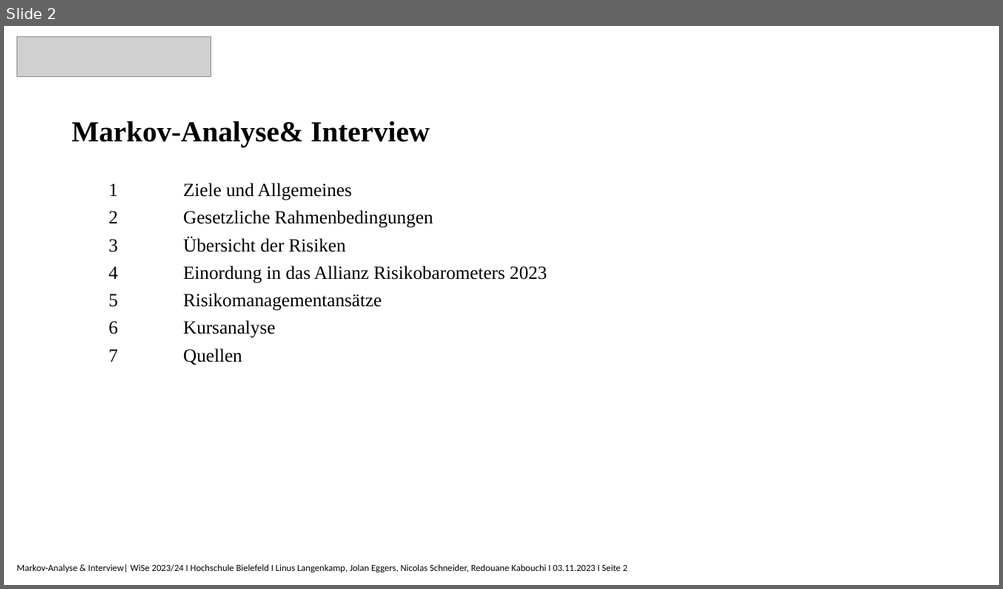
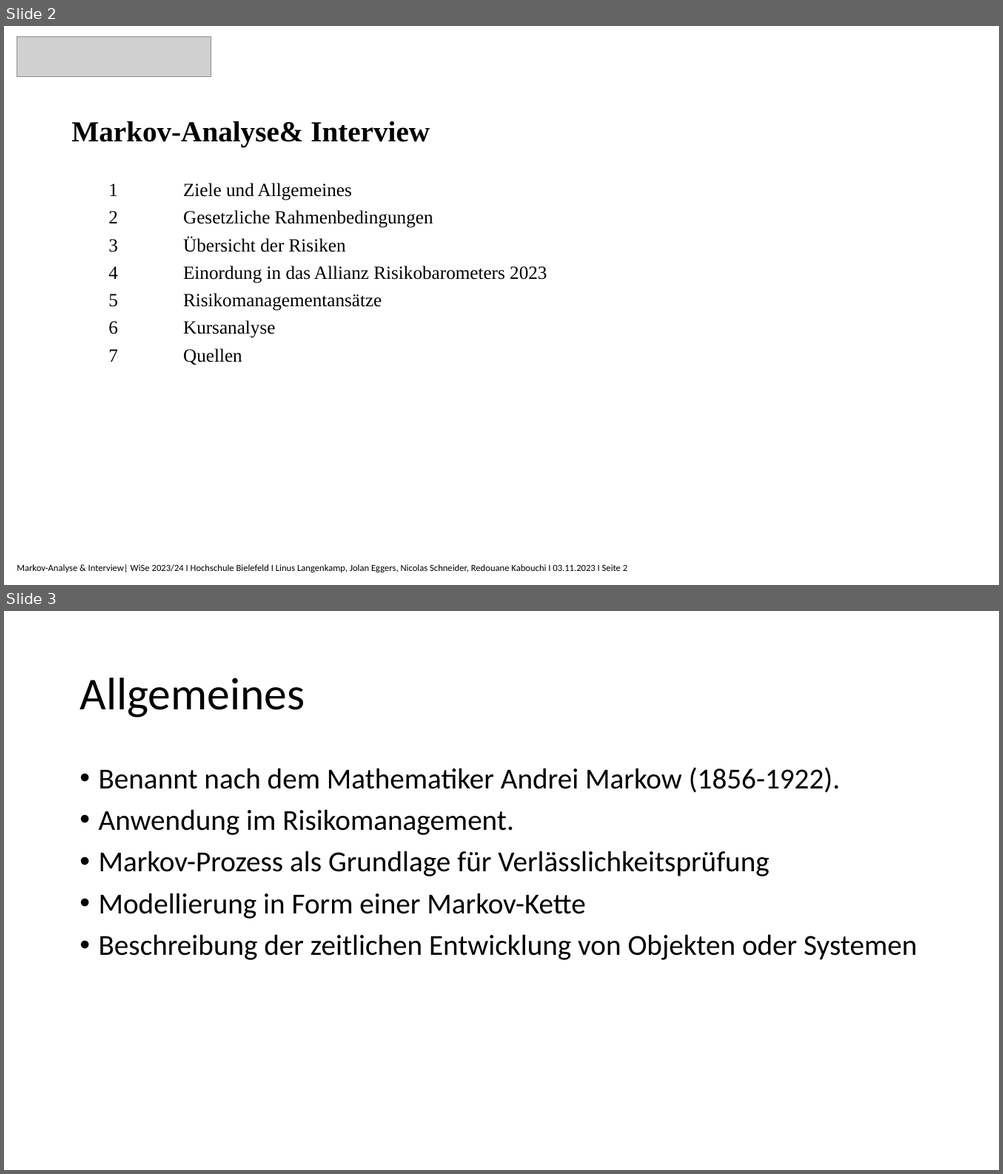
Before and after one commit to Nicolas2912/Risikomanagment_Rheinmetall, a slide deck: 2.Vortrag/Markov-Analyse_Präsentation.pptx. Shown one above the other, each under a label of ours: slide 2 before the commit, slides 2 and 3 after it. The pictures are 1003x589 and 1003x1174 pixels, drawn with LibreOffice and Linux fonts; fonts in the diff are those of the drawing; grey boxes stand for pictures. Boxes give left, top, right and bottom in pixels: in the first picture for what was removed or moved away, otherwise in the second. Text is boxed around its words. In the diff, an @@ line names an element or a change of style, - is before the commit and + after.

```diff
--- a/2.Vortrag/Markov-Analyse_Präsentation.pptx
+++ b/2.Vortrag/Markov-Analyse_Präsentation.pptx
@@ slide 3 added at (4, 611, 999, 1170), background #FFFFFF @@
@@ title added at (79, 678, 304, 718), 44 pt, text #000000 @@
+Allgemeines
@@ text added at (99, 767, 916, 960), 28 pt, text #000000 @@
+• Benannt nach dem Mathematiker Andrei Markow (1856-1922).
+• Anwendung im Risikomanagement.
+• Markov-Prozess als Grundlage für Verlässlichkeitsprüfung
+• Modellierung in Form einer Markov-Kette
+• Beschreibung der zeitlichen Entwicklung von Objekten oder Systemen
```
Also in this commit, not shown: 4 other slides added.
